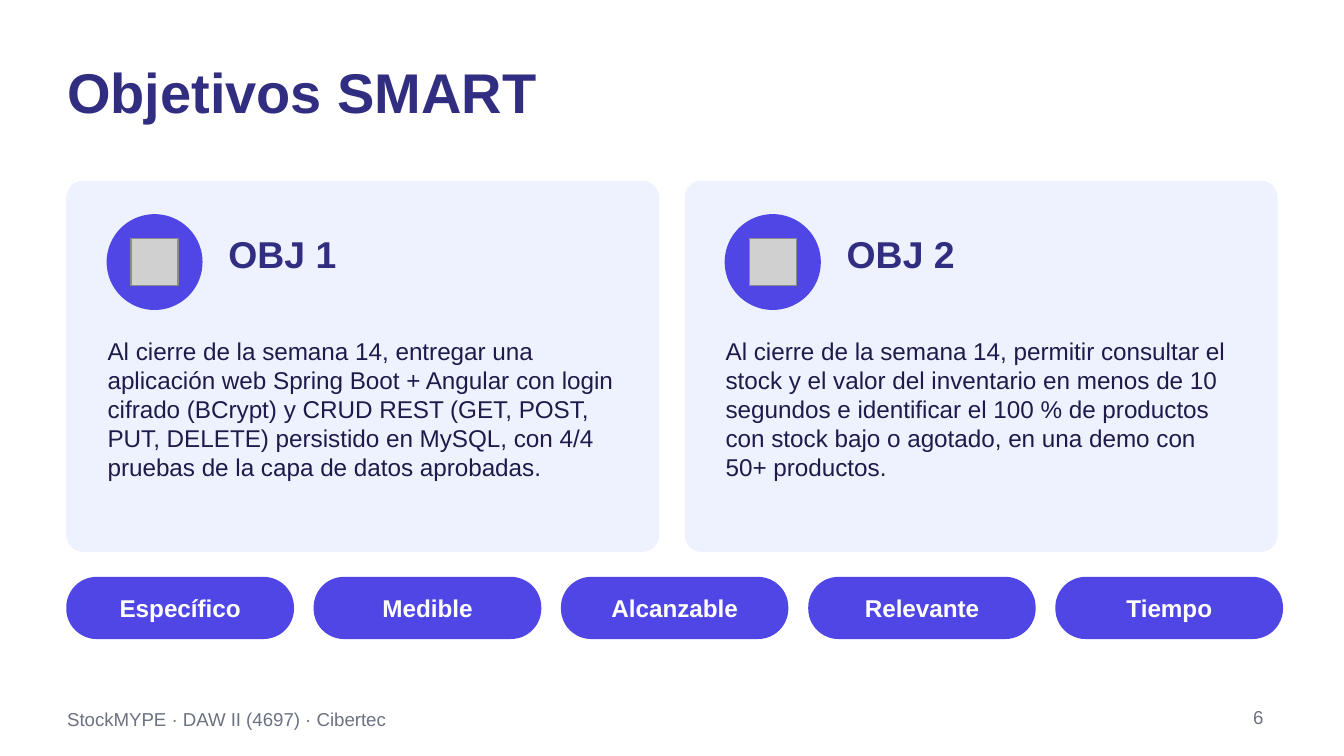
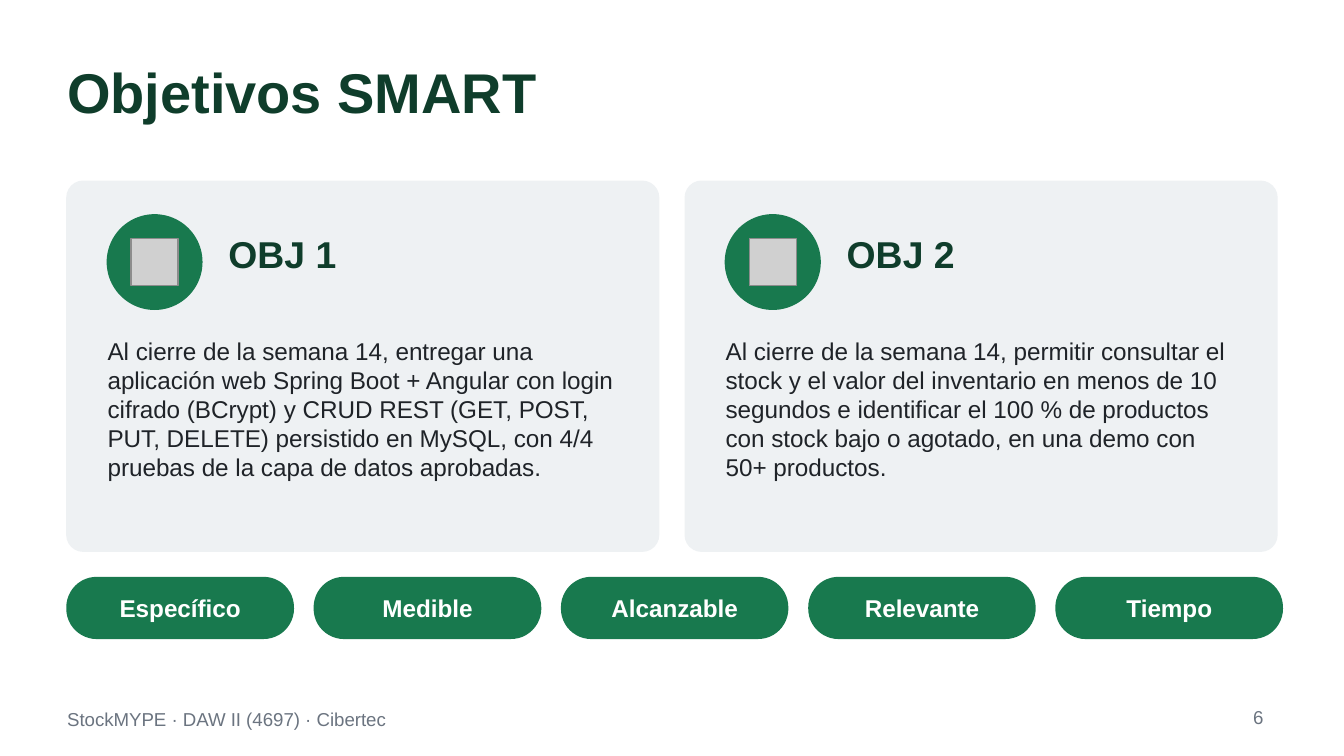
Before and after one commit to nandoxts/DAWII-4697-StockMYPE, a slide deck: slide 6 of docs/Presentacion_StockMYPE_AP1.ppt. Drawn at 1344x756 pixels with LibreOffice and Linux fonts; fonts in the diff are those of the drawing; grey boxes stand for pictures. Boxes give left, top, right and bottom in pixels: in the first picture for what was removed or moved away, otherwise in the second. Text is boxed around its words. In the diff, an @@ line names an element or a change of style, - is before the commit and + after.

```diff
--- a/docs/Presentacion_StockMYPE_AP1.ppt
+++ b/docs/Presentacion_StockMYPE_AP1.ppt
@@ rounded rectangle at bbox=[67, 181, 659, 551]: fill #EEF2FF to #EEF1F3; outline #EEF2FF 0.99 pt to #EEF1F3 0.99 pt @@
@@ rounded rectangle at bbox=[685, 181, 1277, 551]: fill #EEF2FF to #EEF1F3; outline #EEF2FF 0.99 pt to #EEF1F3 0.99 pt @@
@@ text colour #312E81 to #0F3D2B in 3 elements at bbox=[67, 72, 537, 122], bbox=[228, 242, 337, 269], bbox=[847, 242, 955, 269] @@
@@ text "Al cierre de la semana ..." at bbox=[108, 342, 613, 481]: text colour #1E1B4B to #1F2328 @@
@@ text "Al cierre de la semana ..." at bbox=[726, 342, 1225, 481]: text colour #1E1B4B to #1F2328 @@
@@ fill #4F46E5 to #18794E; outline #4F46E5 0.99 pt to #18794E 0.99 pt in 7 elements at bbox=[108, 215, 202, 309], bbox=[726, 215, 820, 309], bbox=[67, 578, 293, 638], bbox=[314, 578, 540, 638], bbox=[562, 578, 788, 638], bbox=[809, 578, 1035, 638], bbox=[1056, 578, 1282, 638] @@
```
Also in this commit, not shown: 12 other slides changed, 2 other files.
